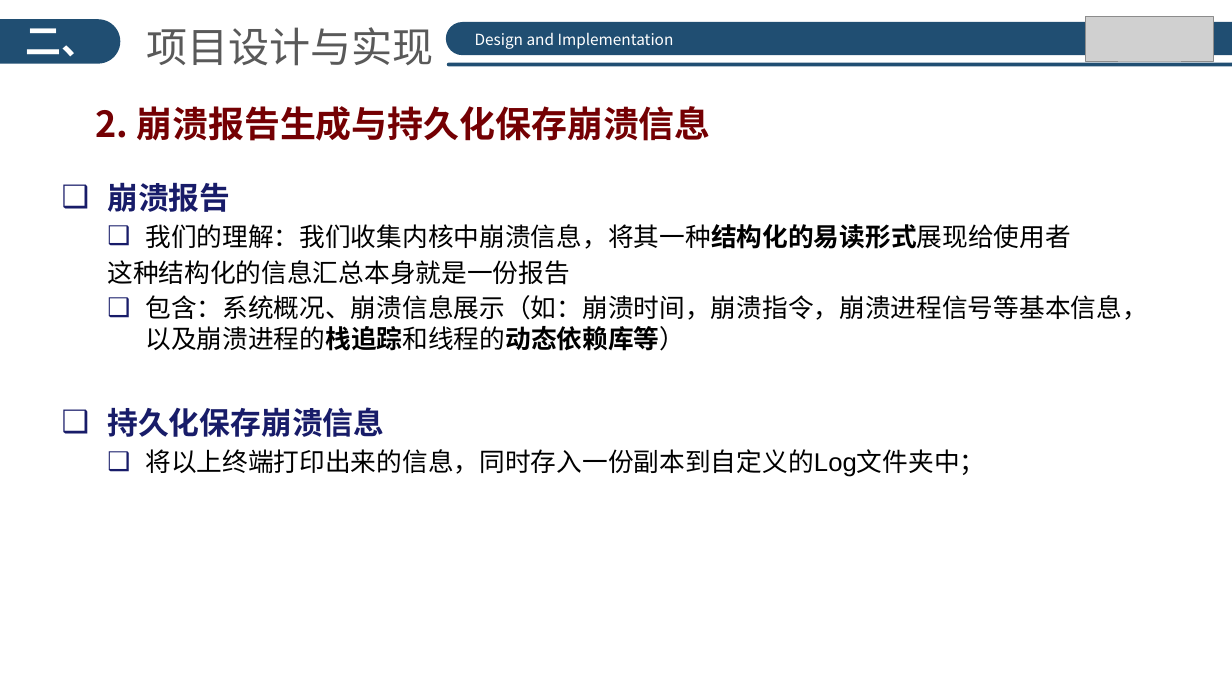
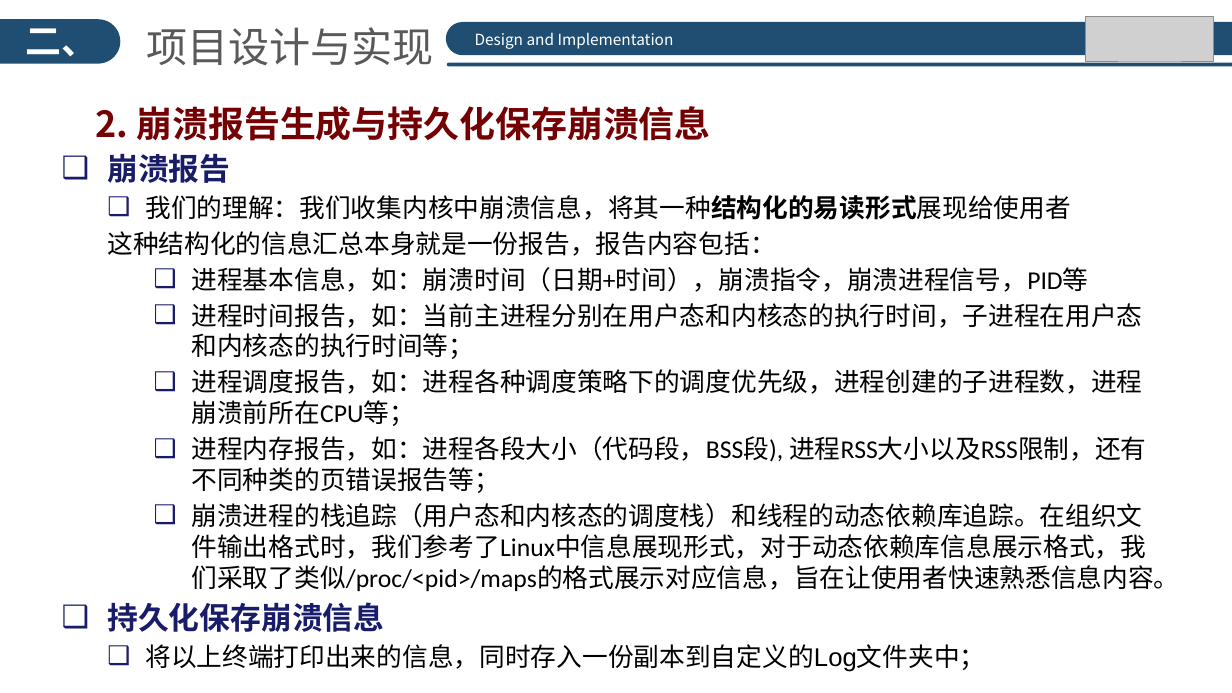
Before and after one commit to hrpccs/CrashCrawler, a slide deck: slide 11 of doc/Crashcrawler_SYSU.pptx. Drawn at 1232x693 pixels with LibreOffice and Linux fonts; fonts in the diff are those of the drawing; grey boxes stand for pictures; background and template pictures are left out. Boxes give left, top, right and bottom in pixels: in the first picture for what was removed or moved away, otherwise in the second. Text is boxed around its words. In the diff, an @@ line names an element or a change of style, - is before the commit and + after.

Commit message:
update ppt

```diff
--- a/doc/Crashcrawler_SYSU.pptx
+++ b/doc/Crashcrawler_SYSU.pptx
@@ text "崩溃报告": place and size @@
-text "崩溃报告" at (107, 182, 1148, 477)
+text "崩溃报告" at (107, 153, 1180, 672)
@@ text at (107, 231, 1180, 591): text changed @@
-  这种结构化的信息汇总本身就是一份报告
-  ❑ 包含：系统概况、崩溃信息展示（如：崩溃时间，崩溃指令，崩溃进程信号等基本信息，以及崩溃进程的栈追踪和线程的动态依赖库等）
+  这种结构化的信息汇总本身就是一份报告，报告内容包括：
+    ❑ 进程基本信息，如：崩溃时间（日期+时间），崩溃指令，崩溃进程信号，PID等
+    ❑ 进程时间报告，如：当前主进程分别在用户态和内核态的执行时间，子进程在用户态和内核态的执行时间等；
+    ❑ 进程调度报告，如：进程各种调度策略下的调度优先级，进程创建的子进程数，进程崩溃前所在CPU等；
+    ❑ 进程内存报告，如：进程各段大小（代码段，BSS段), 进程RSS大小以及RSS限制，还有不同种类的页错误报告等；
+    ❑ 崩溃进程的栈追踪（用户态和内核态的调度栈）和线程的动态依赖库追踪。在组织文件输出格式时，我们参考了Linux中信息展现形式，对于动态依赖库信息展示格式，我们采取了类似/proc/<pid>/maps的格式展示对应信息，旨在让使用者快速熟悉信息内容。
```
Also in this commit, not shown: 1 other slide changed.
